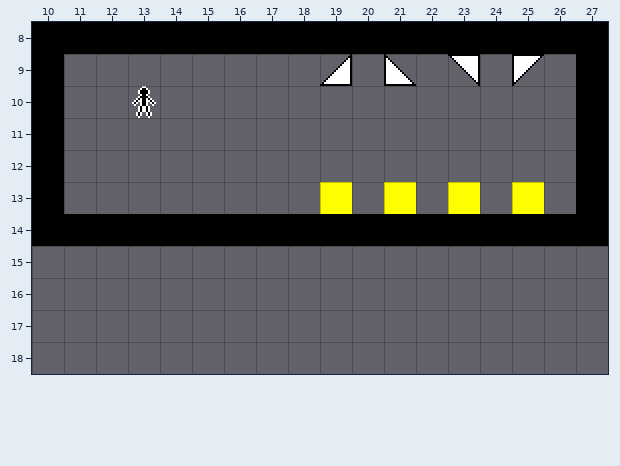
Two states of a Tiled map, PuzzleTester/maps/001.tmx. The first picture shows the starting point.
Cells are 16x16 px. Shown: x 10..27, y 8..18.
After the commit:
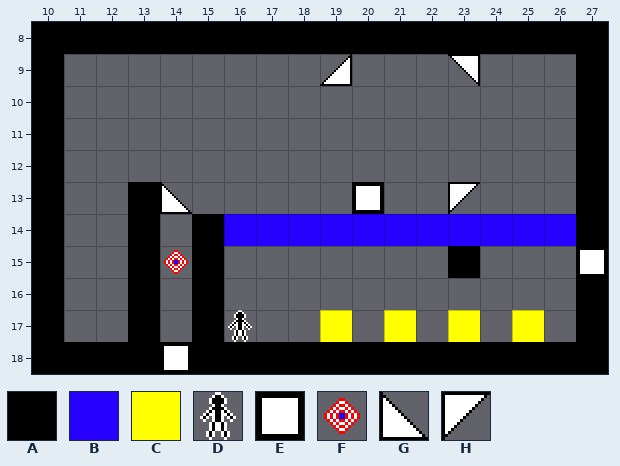
Key: from "tiles": A 0, B 2, C 4, D 5, E 6, F 7, G 28, H 30.
_ is an empty cell.
The exact change:
Layer "tiles":
y 13: x 13 _ -> A; x 20 _ -> E
y 14: x 11..12 AA -> __; x 14 A -> _; x 16..26 AAAAAAAAAAA -> BBBBBBBBBBB
y 15: x 10 _ -> A; x 13..15 ___ -> AFA; x 23 _ -> A; x 27 _ -> E
y 16..17: x 10 _ -> A; x 13 _ -> A; x 15 _ -> A; x 27 _ -> A
y 18: x 10..27 __________________ -> AAAAEAAAAAAAAAAAAA
Layer "pieces":
y 9: x 21 G -> _; x 25 H -> _
y 13: x 14 _ -> G; x 19 C -> _; x 21 C -> _; x 23 C -> H; x 25 C -> _
y 17: x 19 _ -> C; x 21 _ -> C; x 23 _ -> C; x 25 _ -> C
Layer "actors":
y 10: x 13 D -> _
y 17: x 16 _ -> D
Boxes around the changes in both pictures, in picture pixels (x1, y1, x2, y2):
removed: (384, 54, 416, 86)
removed: (512, 54, 544, 86)
removed: (132, 86, 156, 118)
changed: (32, 182, 608, 374)
